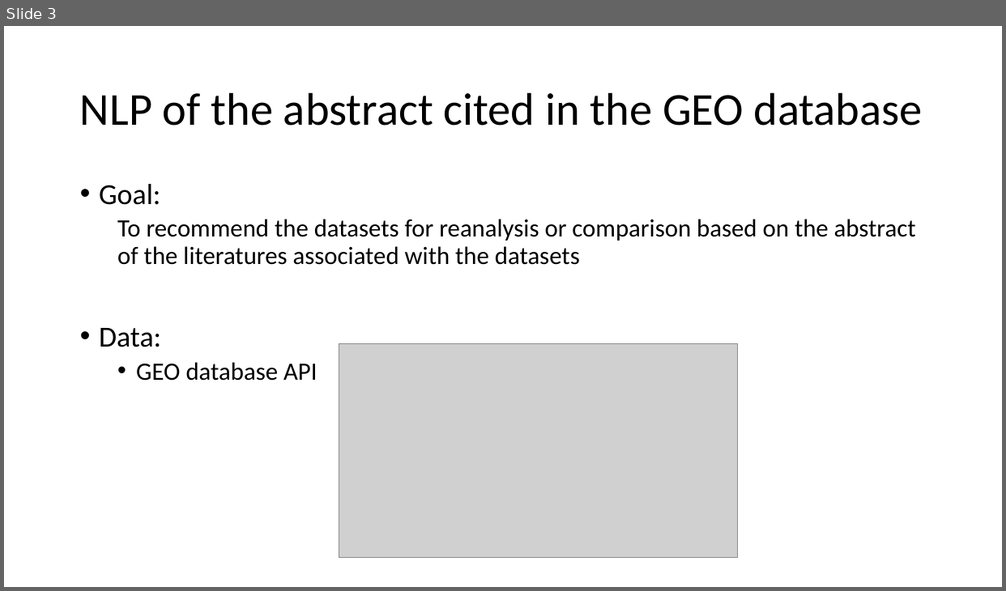
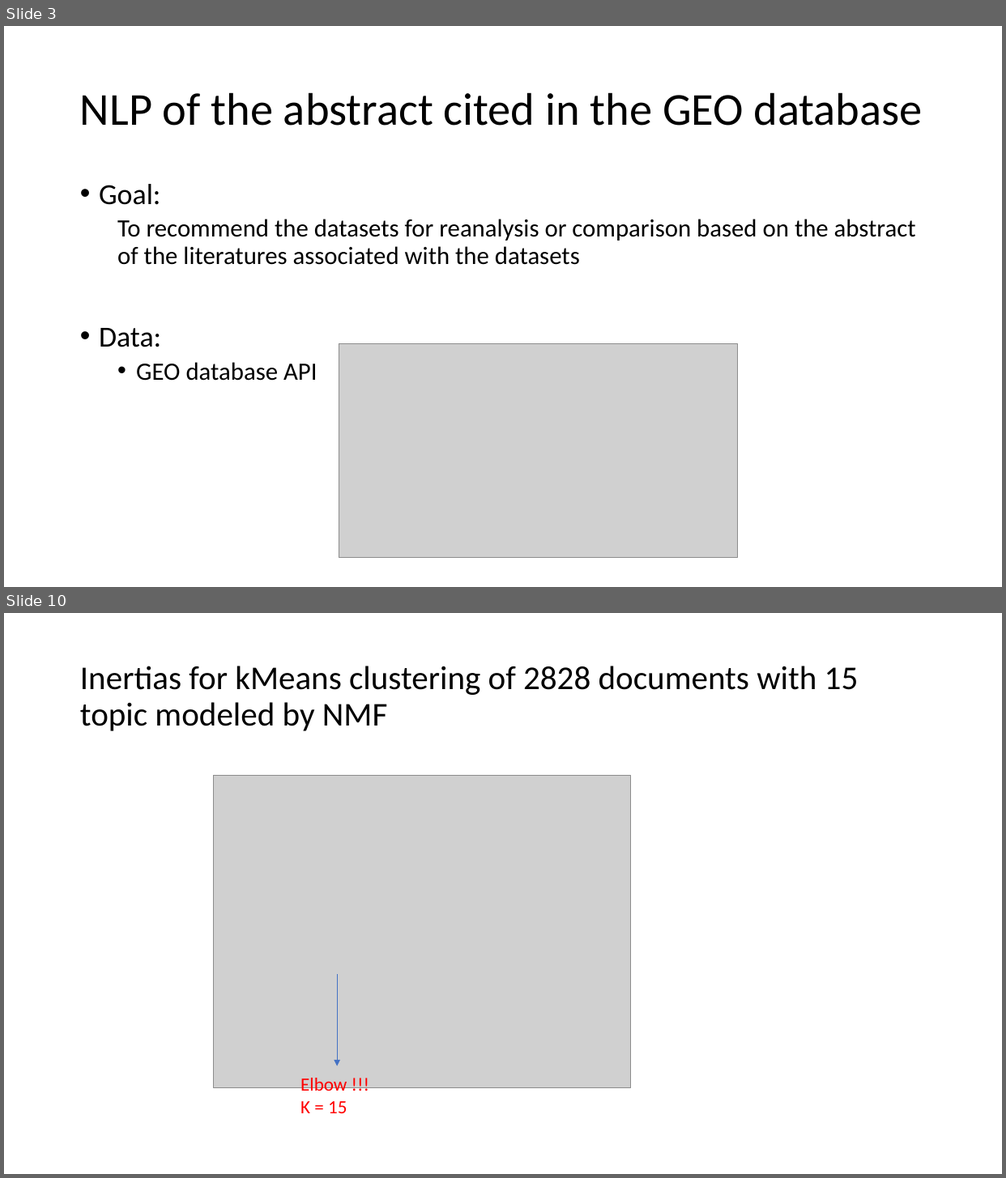
Before and after one commit to chiouNT/Metis_project_5, a slide deck: NLP.pptx. Shown one above the other, each under a label of ours: slide 3 before the commit, slides 3 and 10 after it; the slides between them are not shown. The pictures are 1006x591 and 1006x1178 pixels, drawn with LibreOffice and Linux fonts; fonts in the diff are those of the drawing; grey boxes stand for pictures. Boxes give left, top, right and bottom in pixels: in the first picture for what was removed or moved away, otherwise in the second. Text is boxed around its words. In the diff, an @@ line names an element or a change of style, - is before the commit and + after.

```diff
--- a/NLP.pptx
+++ b/NLP.pptx
@@ slide 10 added at <box>4,613,1002,1174</box>, background #FFFFFF @@
@@ title added at <box>80,666,859,731</box>, 32 pt, text #000000 @@
+Inertias for kMeans clustering of 2828 documents with 15 topic modeled by NMF
@@ picture added at <box>214,776,632,1088</box> @@
@@ arrow added from (337, 974) to (337, 1067), #4472C4 0.5 pt @@
@@ text added at <box>300,1078,347,1114</box>, 18 pt, text #FF0000 @@
+Elbow !!!
+K = 15
```
Also in this commit, not shown: 9 slides changed, 2 other slides added, 19 other files.
